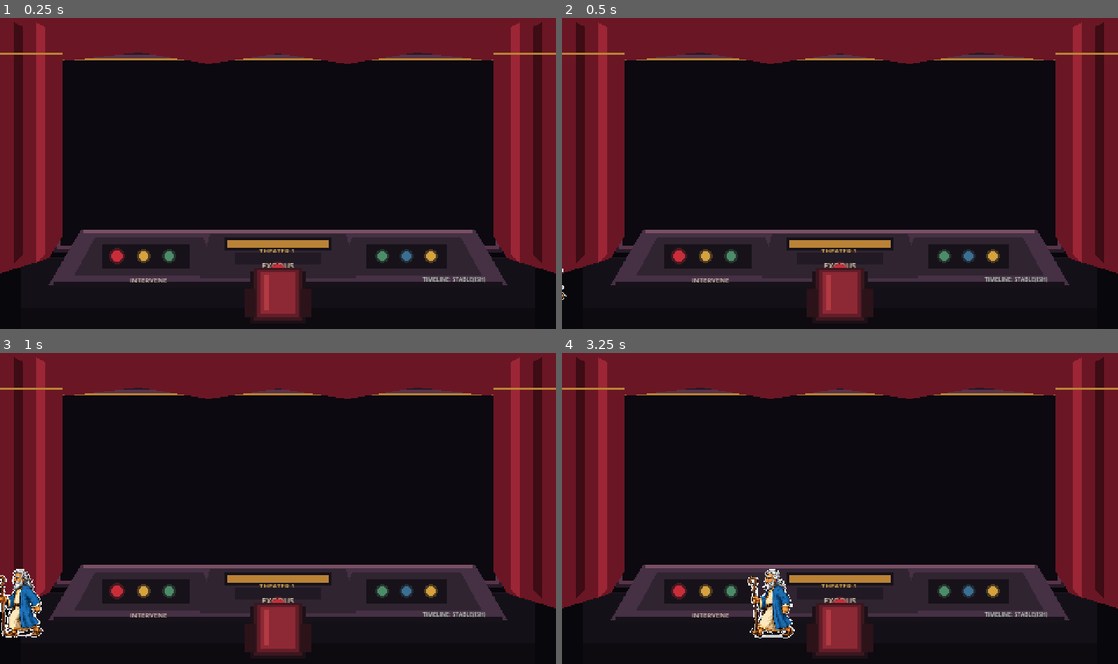
Above: before the commit, frames 1-4 (two rows, left to right).
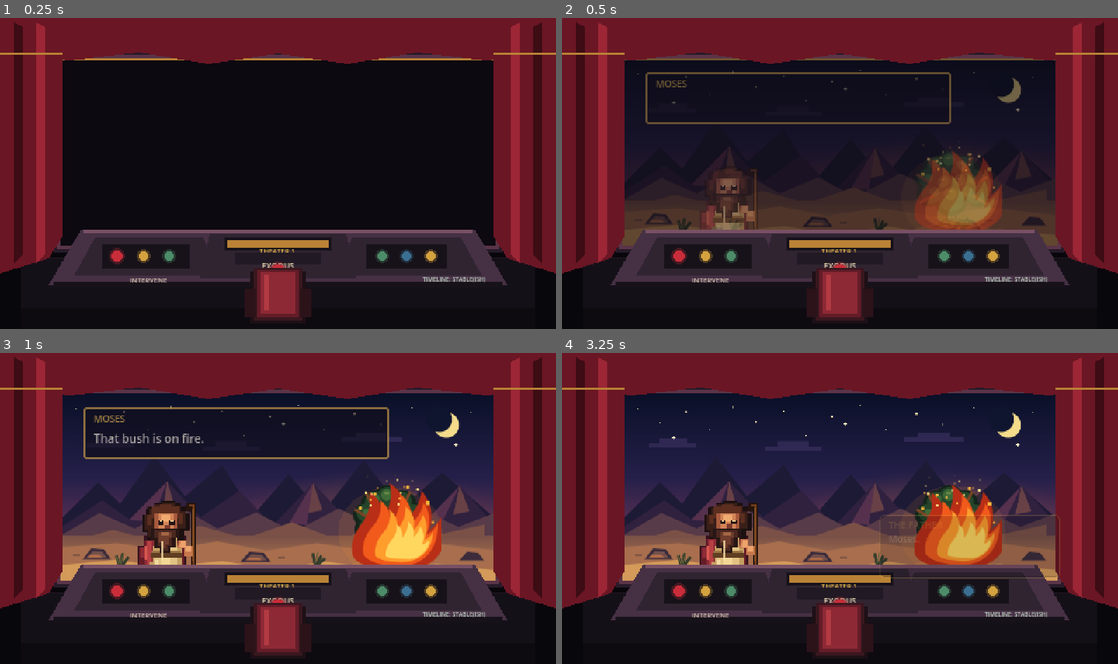
Above: after the commit, the same moments.

Repository: badmrfrosty313/the-bible-sort-of
Game: Godot game, scene res://scenes/theater/theater.tscn
Same seed, same stepped clock (60 frames per second), same inputs: the game is played once before the commit and once after it.
Inputs:
- Up to frame 1 (0.25 s): no input
- Up to frame 2 (0.5 s): no input
- Up to frame 3 (1 s): no input
- Up to frame 4 (3.25 s): no input

Frame 1 is identical in both runs. In frame 2, 17% of the frame differs, in the area x 0-90%, y 12-91%; in frame 3, 36%; in frame 4, 44%, in the area x 10-90%, y 12-92%.
Error after the commit: Parse Error: Preload file "res://art/characters/father_pixel/father_stand.png" does not exist. (res://scripts/father.gd:8)

Commit message:
Use native-scale Father pixel sprites

Diff:
--- a/scripts/father.gd
+++ b/scripts/father.gd
@@ -5,67 +5,46 @@
 
 @export var walk_speed: float = 72.0
 
-const MOVEMENT_SHEET := preload("res://art/characters/father_movement_sheet/father_movement_sheet.png")
-const DISPLAY_SCALE := Vector2(0.23, 0.23)
+const STAND_TEXTURE := preload("res://art/characters/father_pixel/father_stand.png")
+const WALK_1_TEXTURE := preload("res://art/characters/father_pixel/father_walk_1.png")
+const WALK_2_TEXTURE := preload("res://art/characters/father_pixel/father_walk_2.png")
+const WALK_3_TEXTURE := preload("res://art/characters/father_pixel/father_walk_3.png")
+const WALK_4_TEXTURE := preload("res://art/characters/father_pixel/father_walk_4.png")
+const WALK_5_TEXTURE := preload("res://art/characters/father_pixel/father_walk_5.png")
+const WALK_6_TEXTURE := preload("res://art/characters/father_pixel/father_walk_6.png")
+const SIT_BACK_TEXTURE := preload("res://art/characters/father_pixel/father_sit_back.png")
+
 const STAND_OFFSET_Y := -34.0
 const WALK_OFFSET_Y := -34.0
-const SIT_OFFSET_Y := -35.0
+const SIT_OFFSET_Y := -33.0
 
 var state: State = State.IDLE
 var legacy_sprite: Sprite2D
 var character_sprite: Sprite2D
-var facing_left := false
+var facing_left: bool = false
 var walk_elapsed: float = 0.0
 var walk_frame: int = 0
 var idle_elapsed: float = 0.0
-var standing_texture: AtlasTexture
-var sitting_texture: AtlasTexture
-var walk_textures: Array[AtlasTexture] = []
+var walk_textures: Array[Texture2D] = [
+	WALK_1_TEXTURE,
+	WALK_2_TEXTURE,
+	WALK_3_TEXTURE,
+	WALK_4_TEXTURE,
+	WALK_5_TEXTURE,
+	WALK_6_TEXTURE,
+]
 
 func _ready() -> void:
 	legacy_sprite = get_node_or_null("Sprite2D") as Sprite2D
 	if legacy_sprite != null:
 		legacy_sprite.visible = false
 
-	_build_sheet_frames()
-
 	character_sprite = Sprite2D.new()
 	character_sprite.name = "CharacterSprite"
 	character_sprite.texture_filter = CanvasItem.TEXTURE_FILTER_NEAREST
 	character_sprite.centered = true
-	character_sprite.scale = DISPLAY_SCALE
-	character_sprite.material = _make_white_key_material()
 	add_child(character_sprite)
 	stand()
-
-func _build_sheet_frames() -> void:
-	# Regions are cropped directly from the generated 1536x1024 movement sheet.
-	# Keeping them centralized here makes later hand-cleaning/repacking painless.
-	standing_texture = _atlas(Rect2(70, 36, 245, 310))
-
-	walk_textures.clear()
-	walk_textures.append(_atlas(Rect2(65, 382, 245, 305)))
-	walk_textures.append(_atlas(Rect2(300, 382, 245, 305)))
-	walk_textures.append(_atlas(Rect2(540, 382, 245, 305)))
-	walk_textures.append(_atlas(Rect2(780, 382, 245, 305)))
-	walk_textures.append(_atlas(Rect2(1020, 382, 245, 305)))
-	walk_textures.append(_atlas(Rect2(1260, 382, 260, 305)))
-
-	# Rear seated pose, used while Father watches the theater screen.
-	sitting_texture = _atlas(Rect2(1160, 704, 330, 286))
-
-func _atlas(region: Rect2) -> AtlasTexture:
-	var texture := AtlasTexture.new()
-	texture.atlas = MOVEMENT_SHEET
-	texture.region = region
-	return texture
-
-func _make_white_key_material() -> ShaderMaterial:
-	var shader := Shader.new()
-	shader.code = "shader_type canvas_item;\nvoid fragment() {\n\tvec4 c = texture(TEXTURE, UV);\n\tfloat whiteness = min(c.r, min(c.g, c.b));\n\tfloat spread = max(c.r, max(c.g, c.b)) - min(c.r, min(c.g, c.b));\n\tif (whiteness > 0.985 && spread < 0.015) { discard; }\n\tCOLOR = c;\n}"
-	var material := ShaderMaterial.new()
-	material.shader = shader
-	return material
 
 func _process(delta: float) -> void:
 	if character_sprite == null:
@@ -104,7 +83,6 @@
 	facing_left = target_position.x < start_position.x
 	walk_elapsed = 0.0
 	walk_frame = 0
-	character_sprite.flip_h = facing_left
 	_apply_texture(walk_textures[0], WALK_OFFSET_Y)
 
 	var duration: float = distance / walk_speed
@@ -122,7 +100,7 @@
 	state = State.STANDING
 	walk_elapsed = 0.0
 	walk_frame = 0
-	_apply_texture(standing_texture, STAND_OFFSET_Y)
+	_apply_texture(STAND_TEXTURE, STAND_OFFSET_Y)
 
 func enter_from_left(entrance_position: Vector2, target_position: Vector2) -> void:
 	global_position = entrance_position
@@ -147,27 +125,26 @@
 func stand() -> void:
 	state = State.STANDING
 	idle_elapsed = 0.0
-	_apply_texture(standing_texture, STAND_OFFSET_Y)
+	_apply_texture(STAND_TEXTURE, STAND_OFFSET_Y)
 
 func sit() -> void:
 	state = State.SITTING
 	facing_left = false
 	idle_elapsed = 0.0
-	_apply_texture(sitting_texture, SIT_OFFSET_Y)
+	_apply_texture(SIT_BACK_TEXTURE, SIT_OFFSET_Y)
 
 func watch_stage() -> void:
 	state = State.WATCHING
 	facing_left = false
 	idle_elapsed = 0.0
-	_apply_texture(sitting_texture, SIT_OFFSET_Y)
+	_apply_texture(SIT_BACK_TEXTURE, SIT_OFFSET_Y)
 
 func react() -> void:
-	# Keep the new visual language intact until a dedicated reaction row is authored.
 	state = State.REACTING
 	idle_elapsed = 0.0
-	_apply_texture(standing_texture, STAND_OFFSET_Y)
+	_apply_texture(STAND_TEXTURE, STAND_OFFSET_Y)
 
 func idle() -> void:
 	state = State.IDLE
 	idle_elapsed = 0.0
-	_apply_texture(standing_texture, STAND_OFFSET_Y)
+	_apply_texture(STAND_TEXTURE, STAND_OFFSET_Y)
